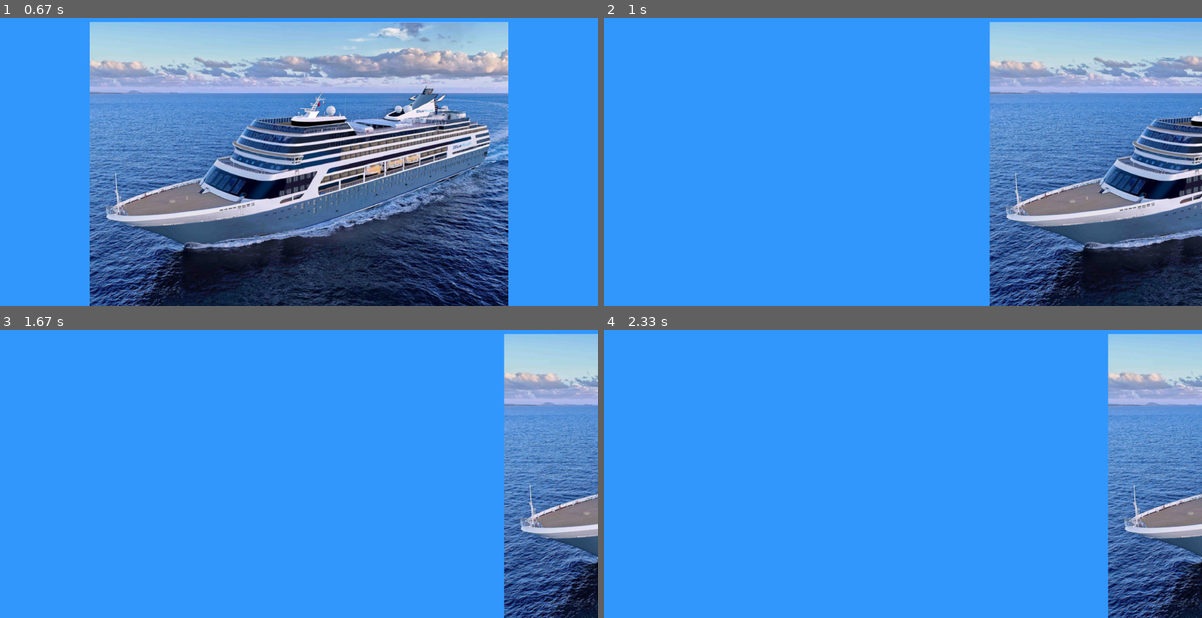
Above: before the commit, frames 1-4 (two rows, left to right).
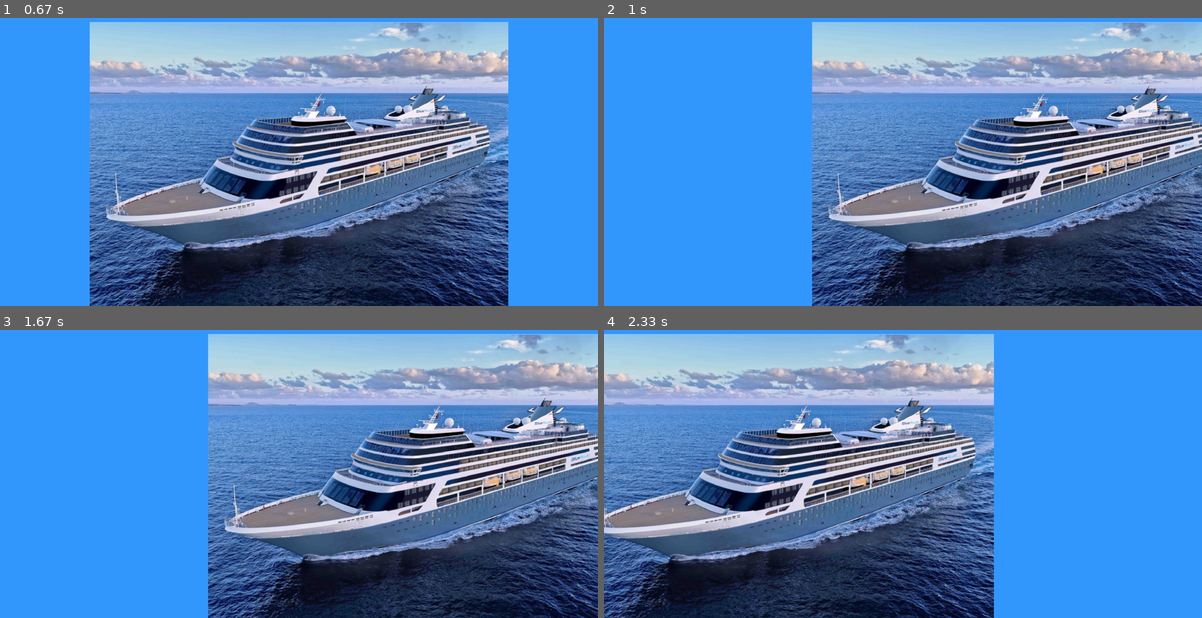
Above: after the commit, the same moments.

Repository: dz2701/PyGame-Practice
Game: pygame game, started from pygamepractice.py
The game is run twice, just before and just after one commit, with the same random seed, the same clock (stepped at 60 frames per second) and the same inputs.
Inputs:
- Up to frame 1 (0.67 s): tap Enter at 0.33 s
- Up to frame 2 (1 s): hold Right from 0.67 s (still down)
- Up to frame 3 (1.67 s): release Right at 1.13 s
- Up to frame 4 (2.33 s): hold Left 1.67-2.2 s

Frame 1 is identical in both runs. In frame 2, 54% of the frame differs, in the area x 34-100%, y 1-100%; in frame 3, 61%; in frame 4, 80%, in the area x 0-100%, y 1-100%.

Commit message:
return 0

Diff:
--- a/game_functions.py
+++ b/game_functions.py
@@ -7,8 +7,12 @@
             sys.exit()
         elif event.type == pygame.KEYDOWN:
             if event.key == pygame.K_RIGHT: ship.moving_right = True
+            elif event.key == pygame.K_LEFT: ship.moving_left = True
         elif event.type == pygame.KEYUP:
             if event.key == pygame.K_RIGHT: ship.moving_right = False
+            elif event.key == pygame.K_LEFT: ship.moving_left = False
+
+
 
 def update_screen(set, screen, ship):
     screen.fill(set.color)
--- a/pygamepractice.py
+++ b/pygamepractice.py
@@ -14,15 +14,16 @@
     scr.fill(set.color)
     pg.display.set_caption("Testing")
     #Run Game
-    ship1 = Ship(scr)
+    ship1 = Ship(set,scr)
     ship1.modmove(99)
-    while run:
+    ship1.blitme()
+    while True:
         gf.check_events(ship1)
         ship1.update()
         gf.update_screen(set,scr,ship1)
-        ship1.blitme()
+
         for event in pg.event.get():
-            if event.type == pg.QUIT: run=0
+            if event.type == pg.QUIT: sys.exit()
         pg.display.flip()
 
 run_game()
--- a/settings.py
+++ b/settings.py
@@ -4,3 +4,6 @@
         self.screen_w = 2000
         self.screen_h = 1200
         self.color = (51,153,255)
+
+        #ship Settings
+        self.ship_speed = 1.5
--- a/ship.py
+++ b/ship.py
@@ -1,22 +1,26 @@
 import pygame as pg
 class Ship():
-     def __init__(self,screen):
+     def __init__(self,settings,screen):
          self.screen = screen
+         self.shipset = settings
          self.image = pg.image.load('images/ship.bmp')
          self.rect = self.image.get_rect()
          self.screen_rect = screen.get_rect()
-
          self.rect.centerx = self.screen_rect.centerx
          self.rect.bottom = self.screen_rect.bottom
-         self.moving_right = False
-         self.moveunit = 10
+         self.moving_right, self.moving_left = False, False
+         self.center = float(self.rect.centerx)
 
      def blitme(self):
         self.screen.blit(self.image, self.rect)
 
      def update(self):
-        if self.moving_right:
-            self.rect.centerx += self.moveunit
+        if self.moving_right and self.rect.right < self.screen_rect.right:
+            self.center += self.shipset.ship_speed
+        if self.moving_left and self.rect.left > 0:
+            self.center -= self.shipset.ship_speed
+        self.rect.centerx = int(self.center)
+
 
      def modmove(self,n):
-        self.moveunit = n
+        self.shipset.ship_speed = n
